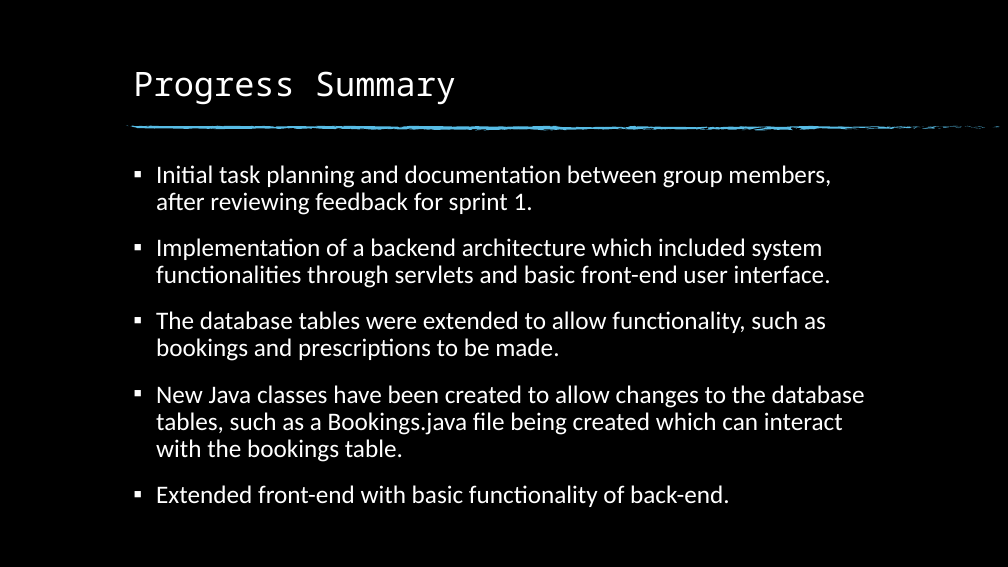
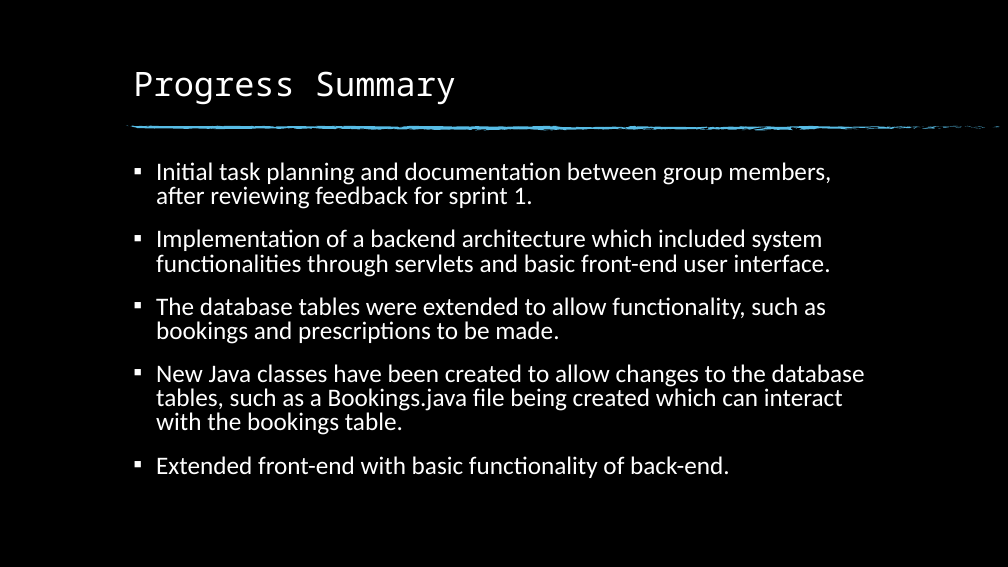
Before and after one commit to m3-welch/ESD-Group-3-CW1, a slide deck: slide 2 of Documentation/Sprint 2/ESD - Slides - Sprint 2.pptx. Drawn at 1008x567 pixels with LibreOffice and Linux fonts; fonts in the diff are those of the drawing; background and template pictures are left out. Boxes give left, top, right and bottom in pixels: in the first picture for what was removed or moved away, otherwise in the second. Text is boxed around its words. In the diff, an @@ line names an element or a change of style, - is before the commit and + after.

```diff
--- a/Documentation/Sprint 2/ESD - Slides - Sprint 2.pptx
+++ b/Documentation/Sprint 2/ESD - Slides - Sprint 2.pptx
@@ text "Initial task planning and documentation ..." at box(156, 162, 865, 478): line spacing 0.9 to 0.8 @@
```
Also in this commit, not shown: 1 other slide changed.
